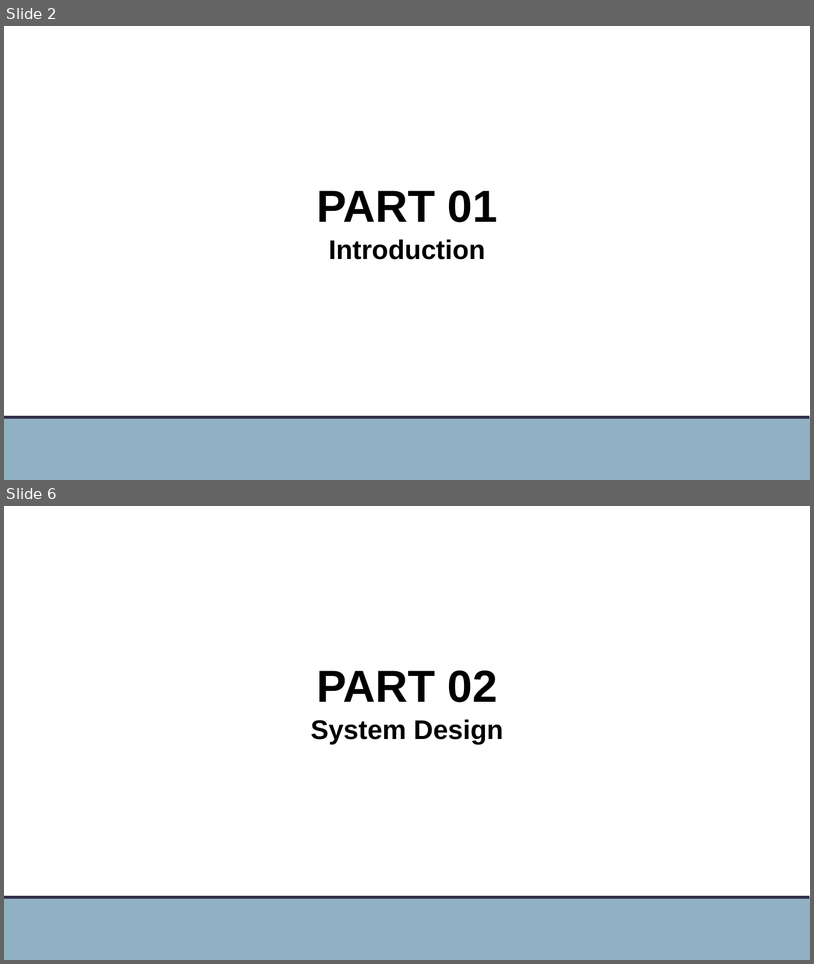
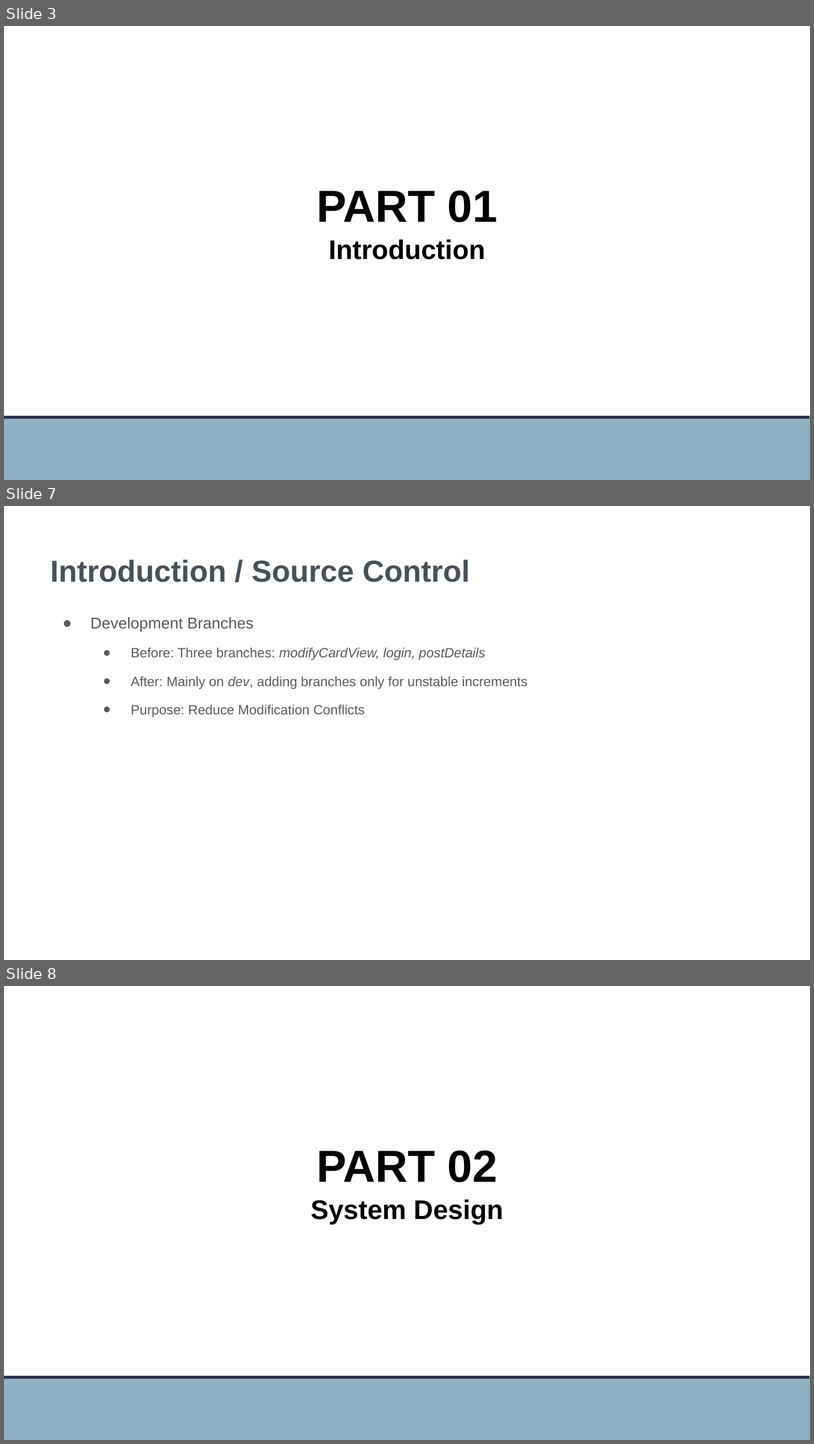
Before and after one commit to YanzhenHuang/CISC3003-Final-Project, a slide deck: My Project Archive/CISC3003-Project-Presentation (Final).pptx. Shown one above the other, each under a label of ours: slides 2 and 6 before the commit, slides 3, 7 and 8 after it; the slides between them are not shown. The pictures are 814x964 and 814x1444 pixels, drawn with LibreOffice and Linux fonts; fonts in the diff are those of the drawing; background and template pictures are left out. Boxes give left, top, right and bottom in pixels: in the first picture for what was removed or moved away, otherwise in the second. Text is boxed around its words. In the diff, an @@ line names an element or a change of style, - is before the commit and + after.

```diff
--- a/My Project Archive/CISC3003-Project-Presentation (Final).pptx
+++ b/My Project Archive/CISC3003-Project-Presentation (Final).pptx
@@ slide 7 added at <box>4,506,810,960</box>, background picture (left out) @@
@@ title added at <box>50,559,470,582</box>, 27 pt, text #495057, bold @@
+Introduction / Source Control
@@ text added at <box>90,617,528,717</box>, 12 pt, text #595959 @@
+● Development Branches
+  ● Before: Three branches: modifyCardView, login, postDetails
+  ● After: Mainly on dev, adding branches only for unstable increments
+  ● Purpose: Reduce Modification Conflicts
@@ what was slide 2 is now slide 3 @@
@@ what was slide 6 is now slide 8 @@
```
Also in this commit, not shown: 9 slides changed, 4 other slides added, 1 other file.
